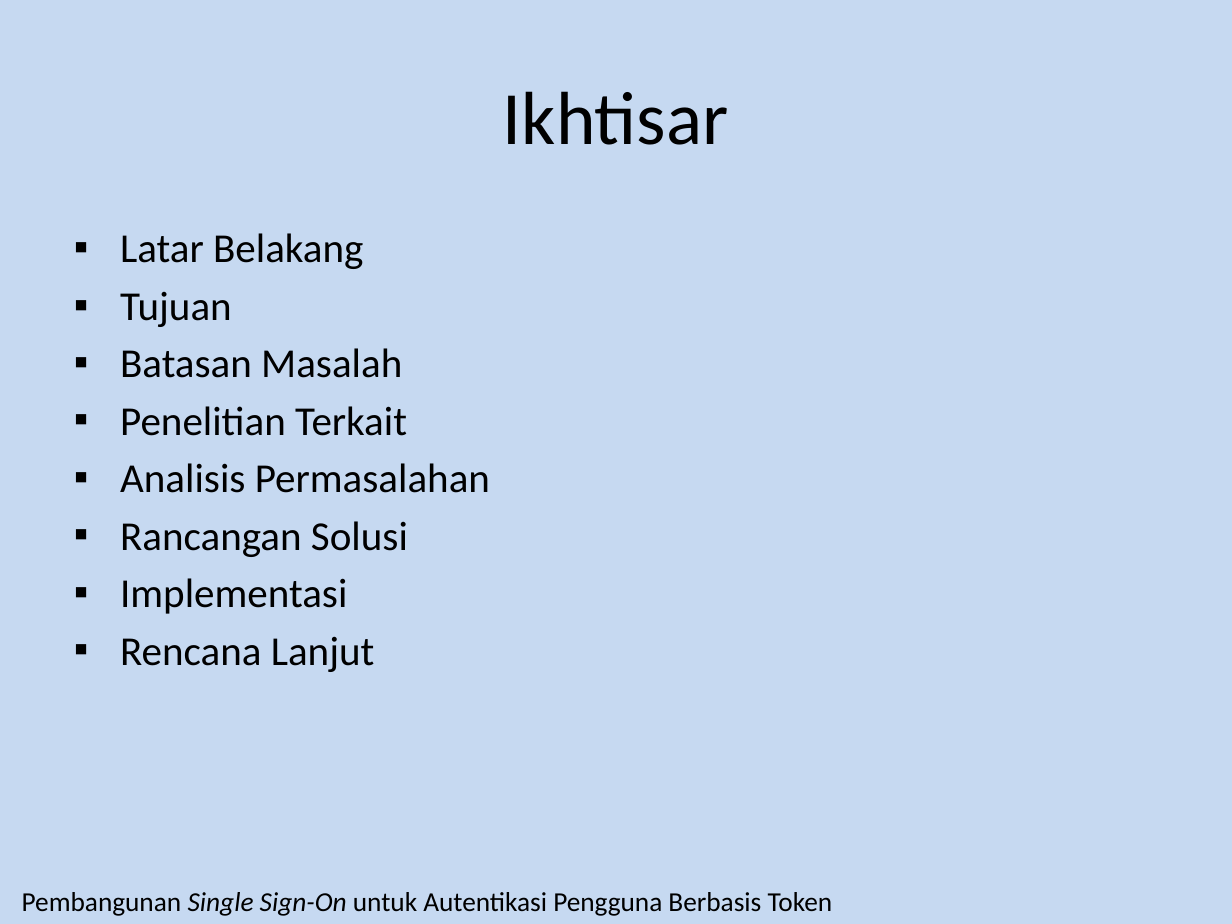
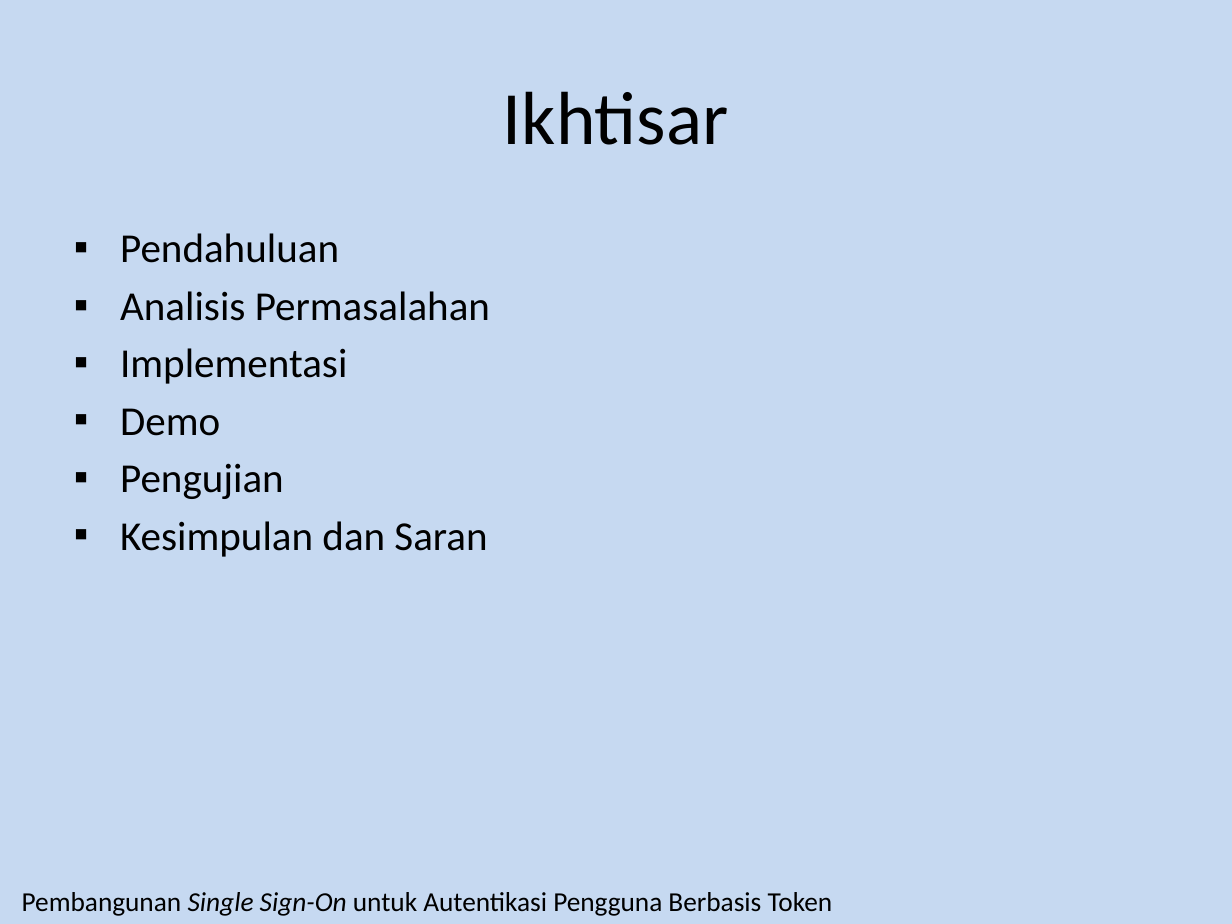
Before and after one commit to luqmanarifin/laporan-tugas-akhir, a slide deck: slide 2 of ppt-luqman-sidang.pptx. Drawn at 1232x924 pixels with LibreOffice and Linux fonts; fonts in the diff are those of the drawing. Boxes give left, top, right and bottom in pixels: in the first picture for what was removed or moved away, otherwise in the second. Text is boxed around its words. In the diff, an @@ line names an element or a change of style, - is before the commit and + after.

```diff
--- a/ppt-luqman-sidang.pptx
+++ b/ppt-luqman-sidang.pptx
@@ text at (x1=120, y1=233, x2=339, y2=263): text changed @@
-▪ Latar Belakang
-▪ Tujuan
-▪ Batasan Masalah
-▪ Penelitian Terkait
+▪ Pendahuluan
@@ text at (x1=120, y1=408, x2=487, y2=557): text changed @@
-▪ Rencana Lanjut
+▪ Demo
+▪ Pengujian
+▪ Kesimpulan dan Saran
@@ text at (x1=120, y1=521, x2=408, y2=557): paragraph removed @@
-▪ Rancangan Solusi
```
Also in this commit, not shown: 20 other slides changed, 1 slide added.
